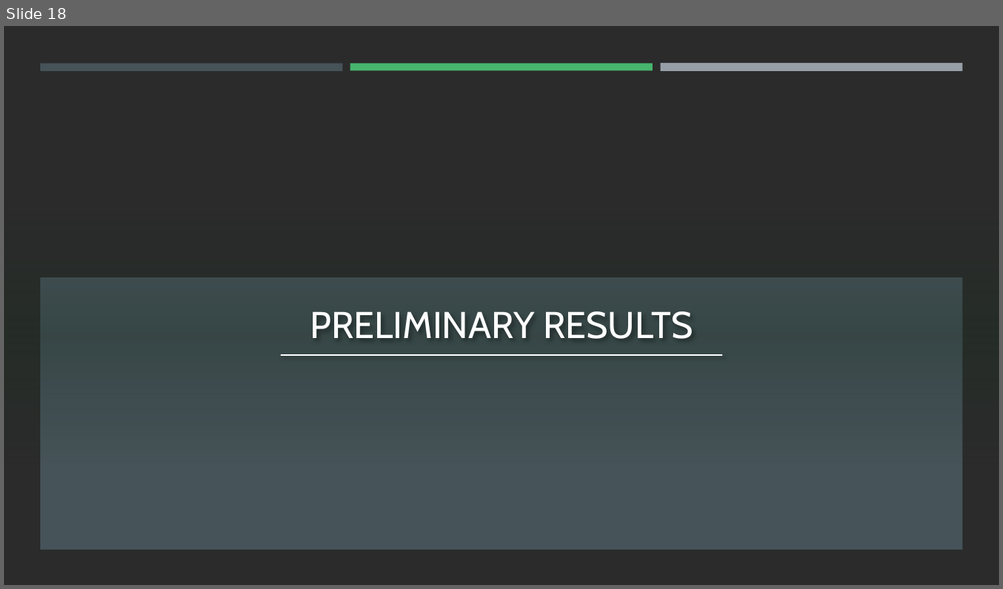
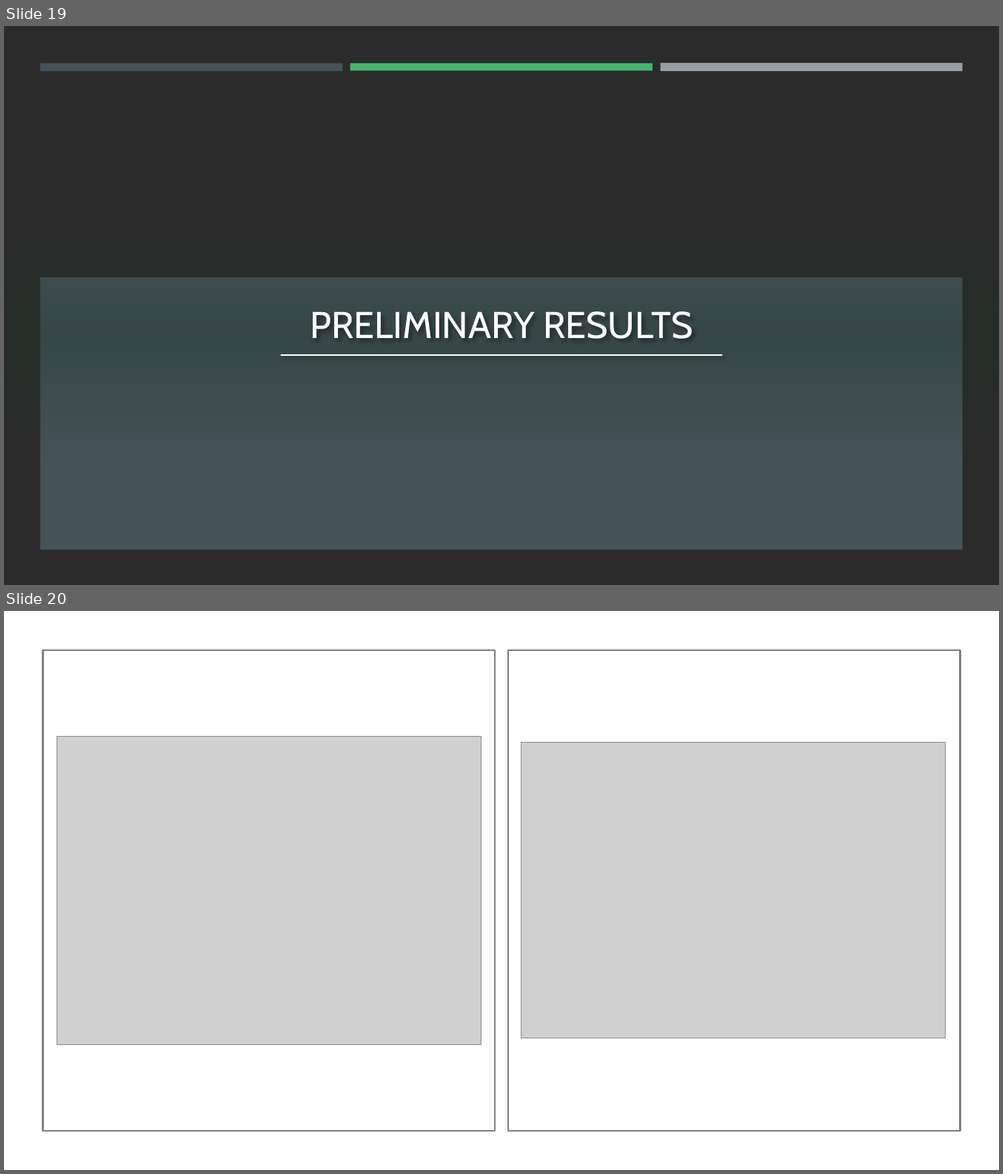
Before and after one commit to filip-topic/Time-Series-Foundation-Models-in-Financial-time-series-prediction, a slide deck: 17th of July Presentation.pptx. Shown one above the other, each under a label of ours: slide 18 before the commit, slides 19 and 20 after it. The pictures are 1003x589 and 1003x1174 pixels, drawn with LibreOffice and Linux fonts; fonts in the diff are those of the drawing; grey boxes stand for pictures; background and template pictures are left out; a plain dark background stands for a picture behind light text. Boxes give left, top, right and bottom in pixels: in the first picture for what was removed or moved away, otherwise in the second. Text is boxed around its words. In the diff, an @@ line names an element or a change of style, - is before the commit and + after.

```diff
--- a/17th of July Presentation.pptx
+++ b/17th of July Presentation.pptx
@@ slide 20 added at (4,611,999,1170), background #FFFFFF @@
@@ rectangle added at (4,611,999,1170), fill #FFFFFF @@
@@ rectangle added at (42,650,495,1132), fill #FFFFFF, outline #808080 1.75 pt @@
@@ rectangle added at (508,650,960,1132), fill #FFFFFF, outline #808080 1.75 pt @@
@@ picture added at (57,736,481,1045) @@
@@ picture added at (521,742,945,1039) @@
@@ what was slide 18 is now slide 19 @@
```
Also in this commit, not shown: 11 slides changed, 3 other slides added, 1 slide removed, 1 other file.
